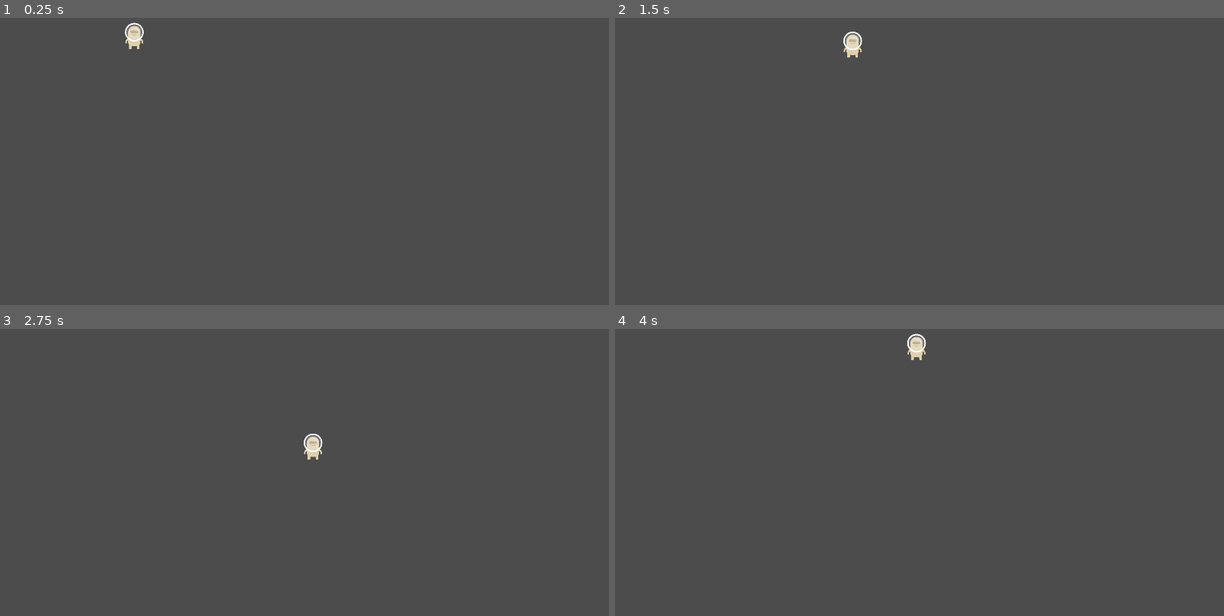
Above: before the commit, frames 1-4 (two rows, left to right).
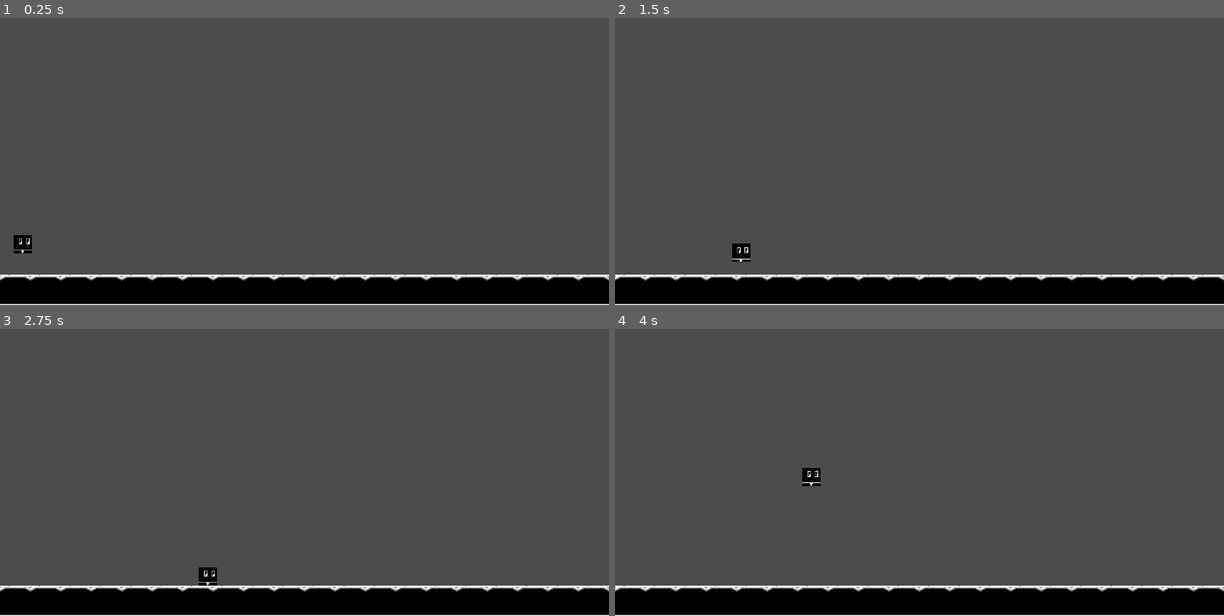
Above: after the commit, the same moments.

Repository: schneiderl/platform
Game: Godot game, scene res://World/World.tscn
The game is run twice, just before and just after one commit, with the same random seed, the same clock (stepped at 60 frames per second) and the same inputs.
Inputs:
- Up to frame 1 (0.25 s): no input
- Up to frame 2 (1.5 s): tap Enter at 0.5 s; hold Right (ui_right) 0.53-1.28 s; hold Down (ui_down) from 1.28 s (still down)
- Up to frame 3 (2.75 s): release Down (ui_down) at 2.03 s; hold Right (ui_right) from 2.03 s (still down)
- Up to frame 4 (4 s): release Right (ui_right) at 2.78 s; hold Up (ui_up) 2.78-3.53 s; hold Left (ui_left) from 3.53 s (still down)

The runs differ from the first frame. In frame 1, 11% of the frame differs, in the area x 0-100%, y 1-100%; in frame 2, 11%; in frame 3, 11%; in frame 4, 11%.

Commit message:
added initial platform

Diff:
--- a/Player/Player.tscn
+++ b/Player/Player.tscn
@@ -1,7 +1,11 @@
-[gd_scene load_steps=3 format=2]
+[gd_scene load_steps=4 format=2]
 
 [ext_resource path="res://Player/player.png" type="Texture" id=1]
 [ext_resource path="res://Player/Player.gd" type="Script" id=2]
+
+[sub_resource type="CapsuleShape2D" id=1]
+radius = 7.21634
+height = 4.65256
 
 [node name="Player" type="KinematicBody2D"]
 script = ExtResource( 2 )
@@ -9,3 +13,6 @@
 [node name="Sprite" type="Sprite" parent="."]
 scale = Vector2( 0.3, 0.3 )
 texture = ExtResource( 1 )
+
+[node name="CollisionShape2D" type="CollisionShape2D" parent="."]
+shape = SubResource( 1 )
--- /dev/null
+++ b/World/StaticBody.tscn
@@ -0,0 +1,14 @@
+[gd_scene load_steps=3 format=2]
+
+[ext_resource path="res://World/platform_tile.png" type="Texture" id=1]
+
+[sub_resource type="RectangleShape2D" id=1]
+extents = Vector2( 16, 16 )
+
+[node name="PlatformTileScene" type="StaticBody2D"]
+
+[node name="Sprite" type="Sprite" parent="."]
+texture = ExtResource( 1 )
+
+[node name="CollisionShape2D" type="CollisionShape2D" parent="."]
+shape = SubResource( 1 )
--- a/World/World.tscn
+++ b/World/World.tscn
@@ -1,8 +1,71 @@
-[gd_scene load_steps=2 format=2]
+[gd_scene load_steps=3 format=2]
 
 [ext_resource path="res://Player/Player.tscn" type="PackedScene" id=1]
+[ext_resource path="res://World/StaticBody.tscn" type="PackedScene" id=2]
 
 [node name="World" type="Node2D"]
 
 [node name="Player" parent="." instance=ExtResource( 1 )]
-position = Vector2( 141.271, 76.5216 )
+position = Vector2( 24, 296 )
+
+[node name="YSort" type="YSort" parent="."]
+
+[node name="PlatformTileScene" parent="YSort" instance=ExtResource( 2 )]
+position = Vector2( 16, 344 )
+
+[node name="PlatformTileScene2" parent="YSort" instance=ExtResource( 2 )]
+position = Vector2( 112, 344 )
+
+[node name="PlatformTileScene3" parent="YSort" instance=ExtResource( 2 )]
+position = Vector2( 144, 344 )
+
+[node name="PlatformTileScene4" parent="YSort" instance=ExtResource( 2 )]
+position = Vector2( 176, 344 )
+
+[node name="PlatformTileScene5" parent="YSort" instance=ExtResource( 2 )]
+position = Vector2( 208, 344 )
+
+[node name="PlatformTileScene6" parent="YSort" instance=ExtResource( 2 )]
+position = Vector2( 240, 344 )
+
+[node name="PlatformTileScene7" parent="YSort" instance=ExtResource( 2 )]
+position = Vector2( 272, 344 )
+
+[node name="PlatformTileScene8" parent="YSort" instance=ExtResource( 2 )]
+position = Vector2( 368, 344 )
+
+[node name="PlatformTileScene9" parent="YSort" instance=ExtResource( 2 )]
+position = Vector2( 400, 344 )
+
+[node name="PlatformTileScene10" parent="YSort" instance=ExtResource( 2 )]
+position = Vector2( 432, 344 )
+
+[node name="PlatformTileScene11" parent="YSort" instance=ExtResource( 2 )]
+position = Vector2( 464, 344 )
+
+[node name="PlatformTileScene12" parent="YSort" instance=ExtResource( 2 )]
+position = Vector2( 496, 344 )
+
+[node name="PlatformTileScene13" parent="YSort" instance=ExtResource( 2 )]
+position = Vector2( 48, 344 )
+
+[node name="PlatformTileScene14" parent="YSort" instance=ExtResource( 2 )]
+position = Vector2( 80, 344 )
+
+[node name="PlatformTileScene15" parent="YSort" instance=ExtResource( 2 )]
+position = Vector2( 304, 344 )
+
+[node name="PlatformTileScene16" parent="YSort" instance=ExtResource( 2 )]
+position = Vector2( 336, 344 )
+
+[node name="PlatformTileScene17" parent="YSort" instance=ExtResource( 2 )]
+position = Vector2( 528, 344 )
+
+[node name="PlatformTileScene18" parent="YSort" instance=ExtResource( 2 )]
+position = Vector2( 560, 344 )
+
+[node name="PlatformTileScene19" parent="YSort" instance=ExtResource( 2 )]
+position = Vector2( 592, 344 )
+
+[node name="PlatformTileScene20" parent="YSort" instance=ExtResource( 2 )]
+position = Vector2( 624, 344 )
Binary file changed: Player/player.png
Binary file added: World/platform_tile.png
Not shown, added: World/platform_tile.png.import
Not shown, changed: README.md
